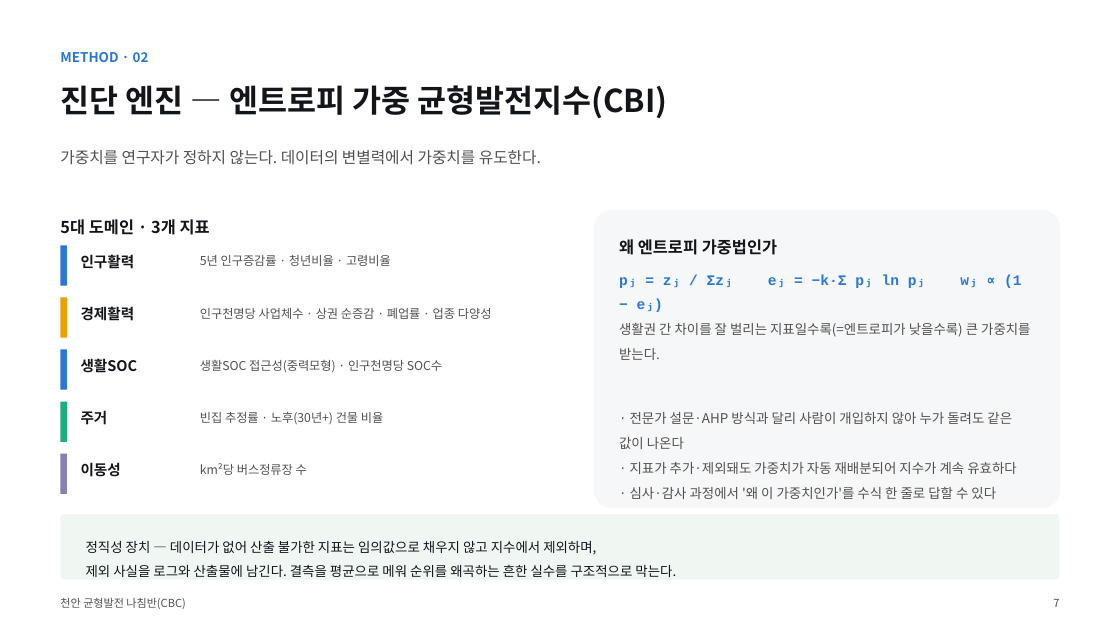
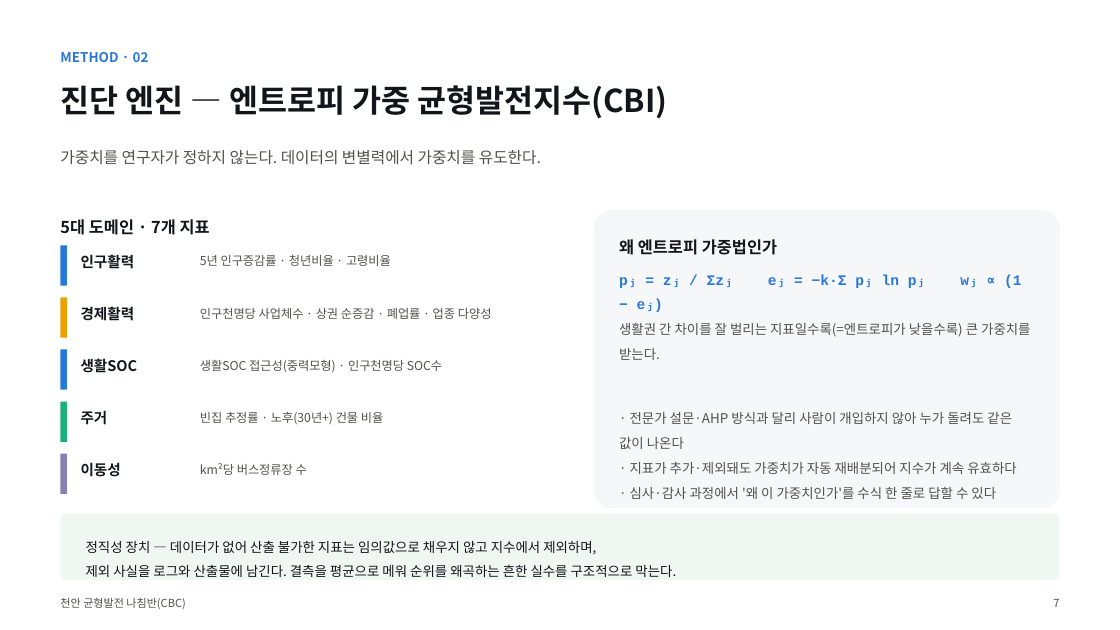
Before and after one commit to BioCode67/2026-AI-, a slide deck: slide 8 of deliverables/기획서_천안균형발전나침반_CBC.pptx. Drawn at 1120x630 pixels with LibreOffice and Linux fonts; fonts in the diff are those of the drawing. Boxes give left, top, right and bottom in pixels: in the first picture for what was removed or moved away, otherwise in the second. Text is boxed around its words. In the diff, an @@ line names an element or a change of style, - is before the commit and + after.

```diff
--- a/deliverables/기획서_천안균형발전나침반_CBC.pptx
+++ b/deliverables/기획서_천안균형발전나침반_CBC.pptx
@@ text at [60,219,210,235]: text changed @@
-5대 도메인 · 3개 지표
+5대 도메인 · 7개 지표
```
Also in this commit, not shown: 16 other slides changed, 2 slides added, 1 slide removed, 26 other files.
